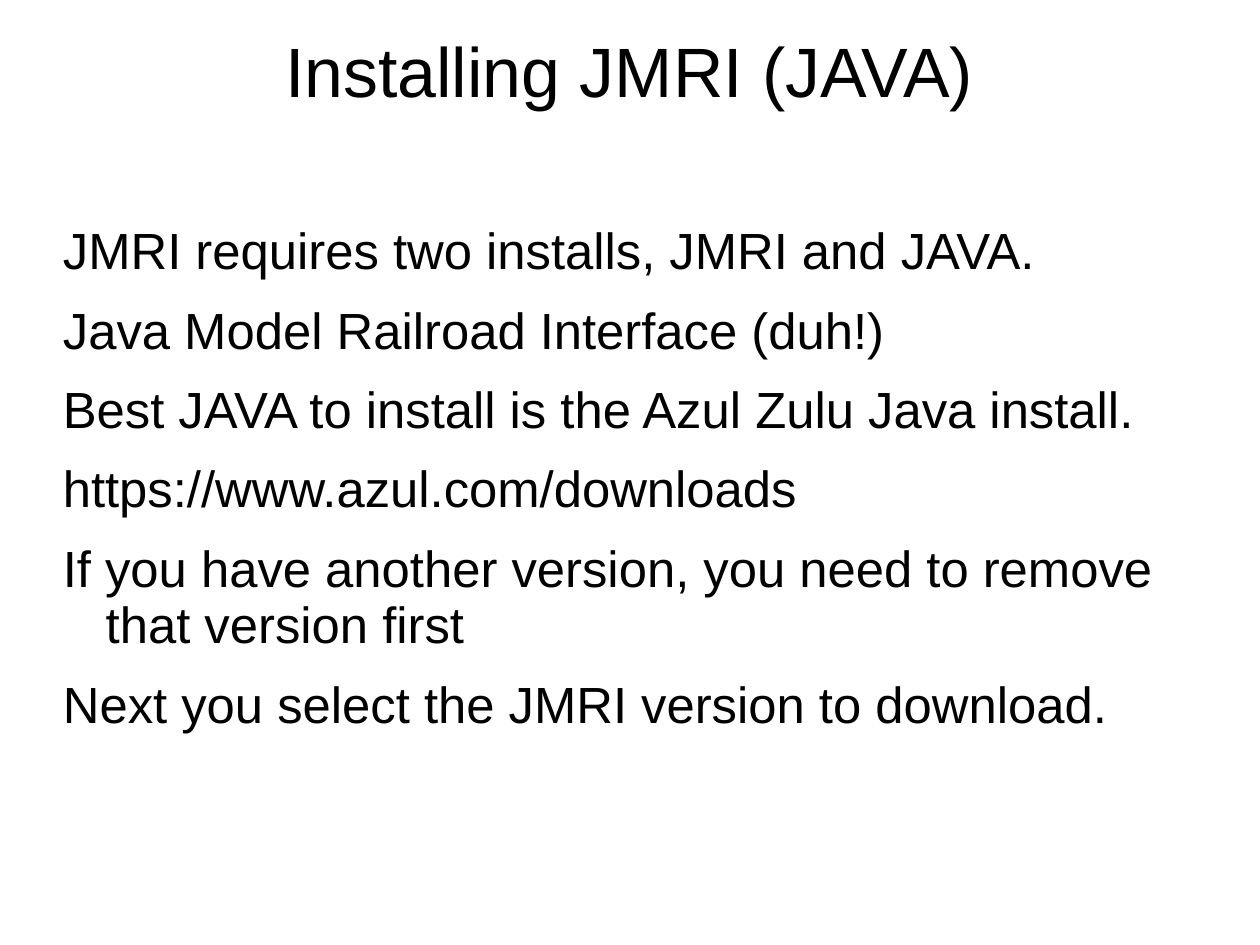
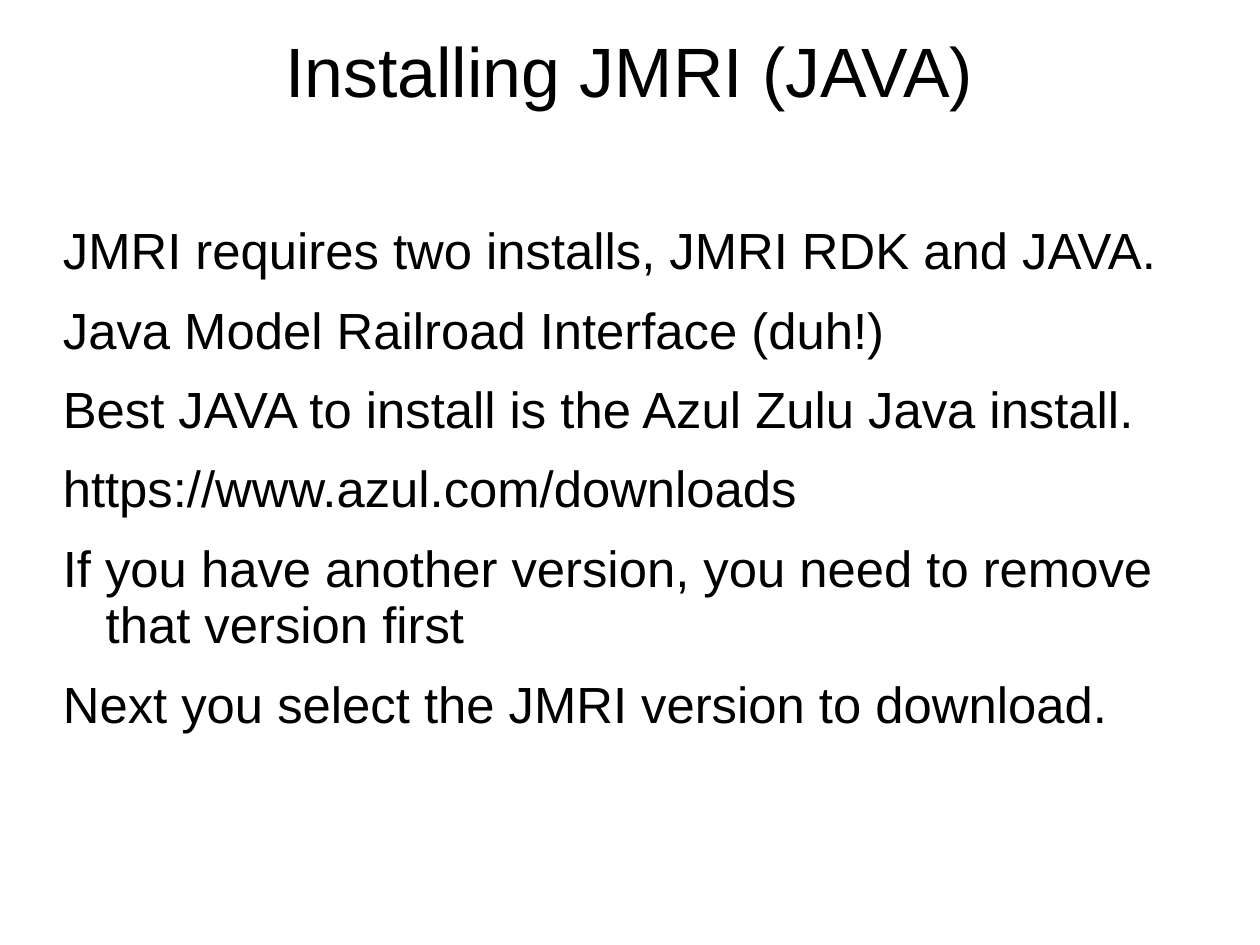
Before and after one commit to McLae/dfwtrainshows, a slide deck: slide 6 of Clinics/Starting with JMRI.ppt. Drawn at 1260x945 pixels with LibreOffice and Linux fonts; fonts in the diff are those of the drawing. Boxes give left, top, right and bottom in pixels: in the first picture for what was removed or moved away, otherwise in the second. Text is boxed around its words. In the diff, an @@ line names an element or a change of style, - is before the commit and + after.

```diff
--- a/Clinics/Starting with JMRI.ppt
+++ b/Clinics/Starting with JMRI.ppt
@@ text at <box>63,232,1156,280</box>: text changed @@
-JMRI requires two installs, JMRI and JAVA.
+JMRI requires two installs, JMRI RDK and JAVA.
```
Also in this commit, not shown: 1 other slide changed, 2 slides added, 1 slide removed.
